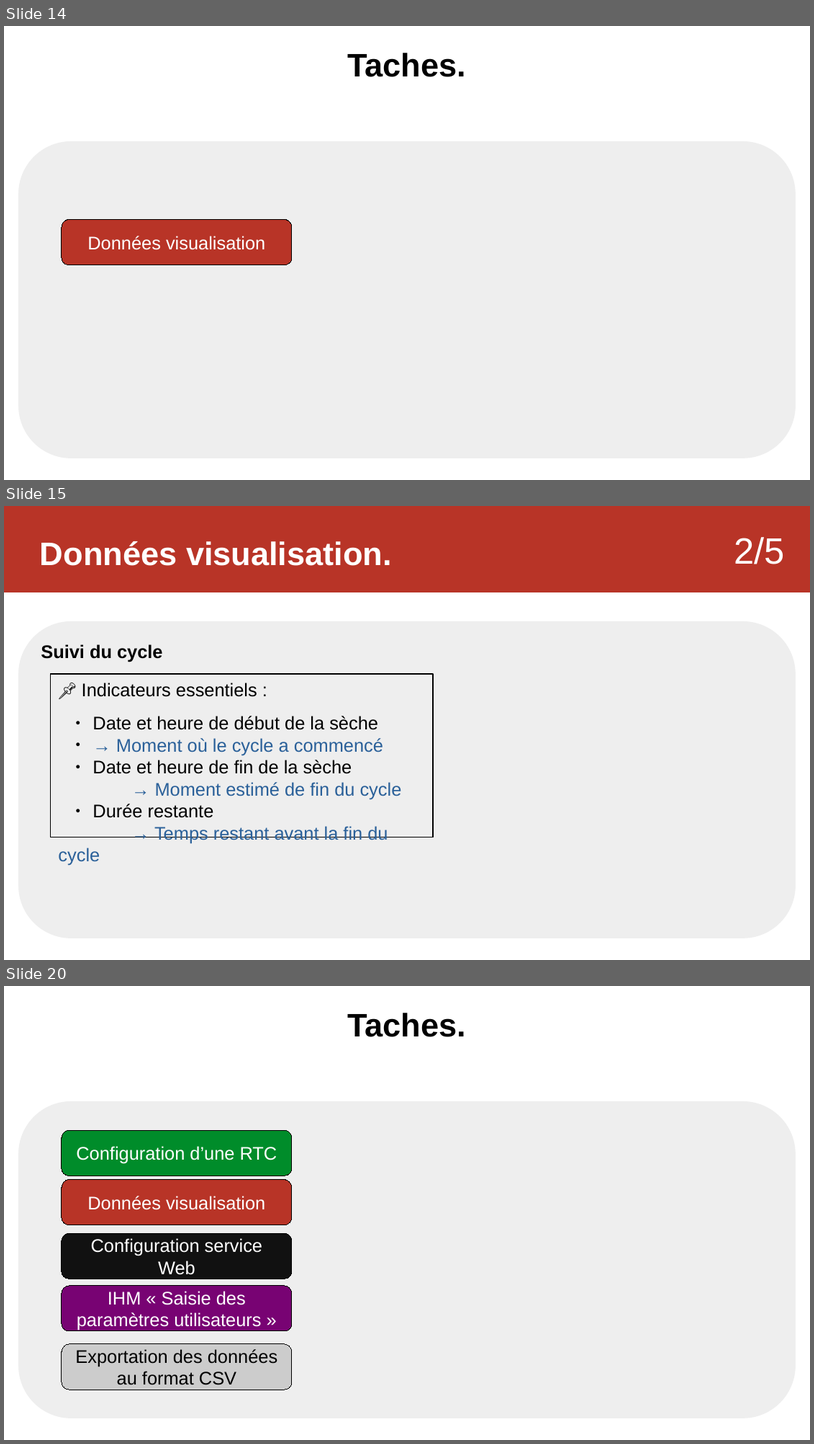
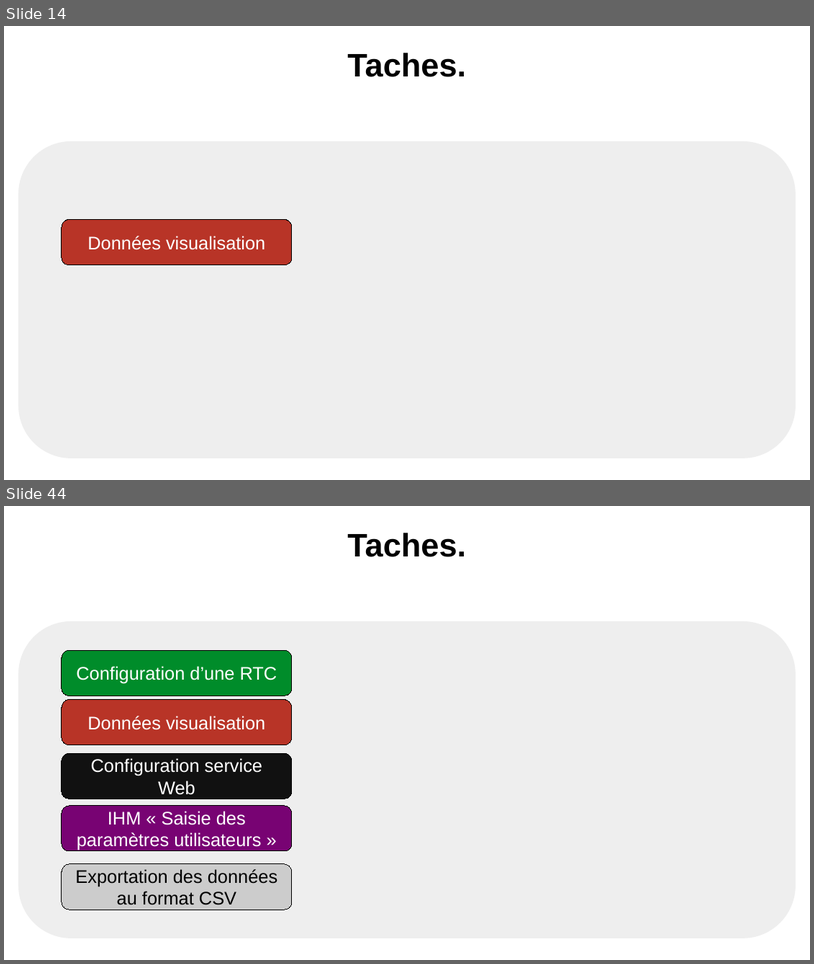
Before and after one commit to Sauvage89/sechoir-houblon, a slide deck: doc/diaporama/revu2/revu2_sauvage.odp. Shown one above the other, each under a label of ours: slides 14, 15 and 20 before the commit, slides 14 and 44 after it; the slides between them are not shown. The pictures are 814x1444 and 814x964 pixels, drawn with LibreOffice and Linux fonts; fonts in the diff are those of the drawing. Boxes give left, top, right and bottom in pixels: in the first picture for what was removed or moved away, otherwise in the second. Text is boxed around its words. In the diff, an @@ line names an element or a change of style, - is before the commit and + after.

```diff
--- a/doc/diaporama/revu2/revu2_sauvage.odp
+++ b/doc/diaporama/revu2/revu2_sauvage.odp
@@ slide 15 removed at (4, 506, 810, 960), background #FFFFFF @@
@@ rectangle removed at (4, 506, 810, 592) @@
@@ text removed at (40, 541, 392, 566) @@
-Données visualisation.
@@ text removed at (735, 537, 786, 564) @@
-2/5
@@ rounded rectangle removed at (18, 621, 797, 938) @@
-Suivi du cycle
@@ rectangle removed at (51, 674, 434, 837) @@
-📌 Indicateurs essentiels :
-  ● Date et heure de début de la sèche
-  ● → Moment où le cycle a commencé
-  ● Date et heure de fin de la sèche
-→ Moment estimé de fin du cycle
-  ● Durée restante
-→ Temps restant avant la fin du cycle
@@ what was slide 20 is now slide 44 @@
```
Also in this commit, not shown: 5 slides changed, 16 slides added, 5 other slides removed.
